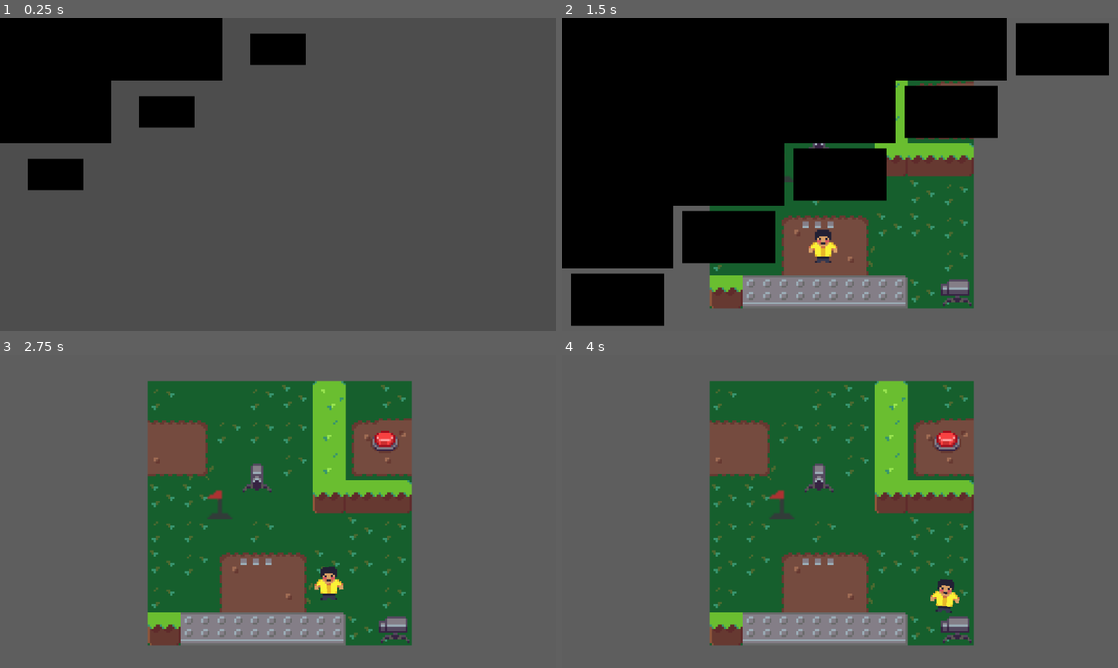
Above: before the commit, frames 1-4 (two rows, left to right).
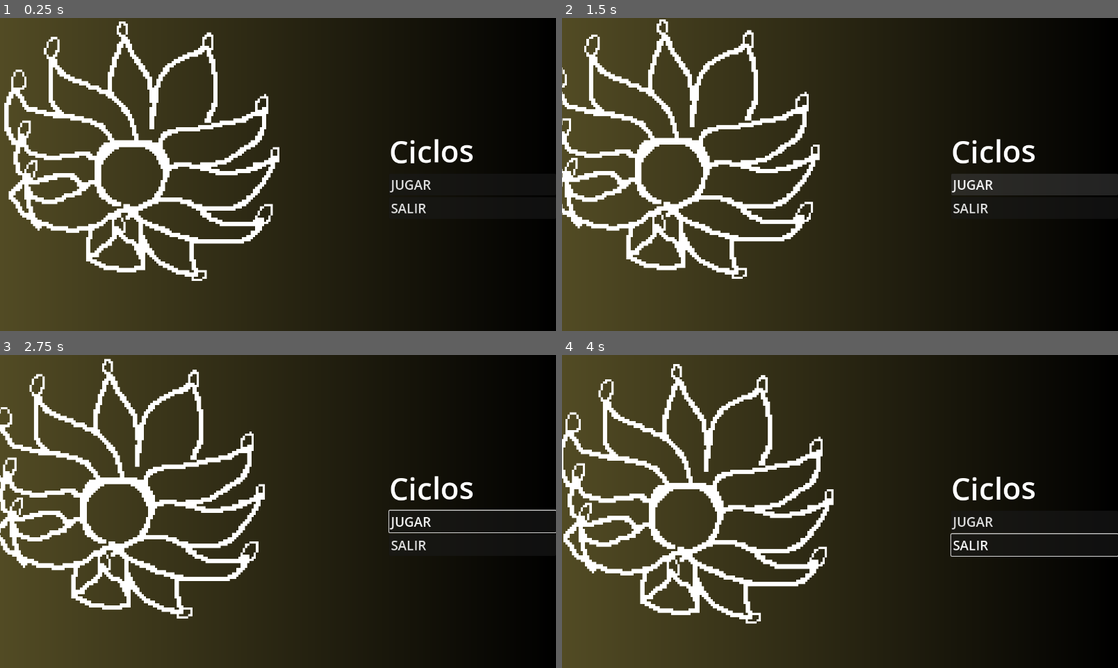
Above: after the commit, the same moments.

Repository: francosorbello/ciclos-jam
Game: Godot game, scene res://main/main.tscn
Same seed, same stepped clock (60 frames per second), same inputs: the game is played once before the commit and once after it.
Inputs (mouse positions are in pixels of both pictures, inside the frame that each line leads up to):
- Up to frame 1 (0.25 s): no input
- Up to frame 2 (1.5 s): click (1034, 183) at 0.5 s, where only the run after the commit has a clickable "JUGAR"; click (1034, 183) at 1.25 s, where only the run after the commit has a clickable "JUGAR"
- Up to frame 3 (2.75 s): move the mouse to (400, 495) at 2.02 s; hold Right (move_right) from 2.03 s (still down)
- Up to frame 4 (4 s): move the mouse to (728, 527) at 2.77 s; release Right (move_right) at 2.78 s; hold Down (move_down) 2.78-3.53 s; move the mouse to (895, 442) at 3.52 s; hold Right (move_right) from 3.53 s (still down)

The runs differ from the first frame. In frame 1, 100% of the frame differs, in the area x 0-100%, y 0-100%; in frame 2, 94%; in frame 3, 100%; in frame 4, 100%.

Commit message:
Added poem resources

Diff:
--- /dev/null
+++ b/content/poem_scenes/poem_base.tscn
@@ -0,0 +1,51 @@
+[gd_scene format=3 uid="uid://dulr6f556ql2r"]
+
+[ext_resource type="Texture2D" uid="uid://du4hnv65cc8l5" path="res://content/art/Sprites_Poems/Sprite_Poem_1.png" id="1_4u633"]
+
+[sub_resource type="LabelSettings" id="LabelSettings_4u633"]
+font_size = 40
+
+[node name="PoemBase" type="Control" unique_id=2126785674]
+layout_mode = 3
+anchors_preset = 15
+anchor_right = 1.0
+anchor_bottom = 1.0
+grow_horizontal = 2
+grow_vertical = 2
+
+[node name="ColorRect" type="ColorRect" parent="." unique_id=2011843797]
+layout_mode = 1
+anchors_preset = 15
+anchor_right = 1.0
+anchor_bottom = 1.0
+grow_horizontal = 2
+grow_vertical = 2
+color = Color(0, 0, 0, 1)
+
+[node name="TextureRect" type="TextureRect" parent="." unique_id=2001625392]
+visible = false
+layout_mode = 1
+anchors_preset = 15
+anchor_right = 1.0
+anchor_bottom = 1.0
+grow_horizontal = 2
+grow_vertical = 2
+texture = ExtResource("1_4u633")
+stretch_mode = 5
+
+[node name="Label" type="Label" parent="." unique_id=1521232913]
+layout_mode = 1
+anchors_preset = 8
+anchor_left = 0.5
+anchor_top = 0.5
+anchor_right = 0.5
+anchor_bottom = 0.5
+offset_left = -20.0
+offset_top = -11.5
+offset_right = 20.0
+offset_bottom = 11.5
+grow_horizontal = 2
+grow_vertical = 2
+text = "No quiero avanzar.
+Mi lógica cíclica me envuelve y me atrapa."
+label_settings = SubResource("LabelSettings_4u633")
--- /dev/null
+++ b/content/poem_scenes/res/gab.tres
@@ -0,0 +1,11 @@
+[gd_resource type="Resource" script_class="PoemDialogueResource" format=3 uid="uid://1jafprk7yleh"]
+
+[ext_resource type="Script" uid="uid://bojrn8okdu0m7" path="res://systems/poems/poem_dialogue_res.gd" id="1_25a0m"]
+
+[resource]
+script = ExtResource("1_25a0m")
+lines = Array[String](["Una vez leí que a pesar de enfrentar la situación muchas veces, ese dolor nunca es el mismo.
+", "Cada vez nos alejamos un poco más y el dolor muta, cambia, se apaga.
+No deja de doler pero crecemos alrededor de ese dolor.", "Aunque la cicatriz quede, y el paisaje parezca el mismo.
+Crecimos."])
+metadata/_custom_type_script = "uid://bojrn8okdu0m7"
--- /dev/null
+++ b/content/poem_scenes/res/martin.tres
@@ -0,0 +1,12 @@
+[gd_resource type="Resource" script_class="PoemDialogueResource" format=3 uid="uid://b0gc2ofvs5hmq"]
+
+[ext_resource type="Script" uid="uid://bojrn8okdu0m7" path="res://systems/poems/poem_dialogue_res.gd" id="1_a5omb"]
+
+[resource]
+script = ExtResource("1_a5omb")
+lines = Array[String](["No quiero cambiar.
+Mi lógica cíclica me envuelve y me atrapa.", "Avanzar me retrasa.
+Pero me reconfortan mis pasos.
+Me retraso y no avanzo.", "Mi lógica cíclica me envuelve y me atrapa.
+No quiero cambiar?"])
+metadata/_custom_type_script = "uid://bojrn8okdu0m7"
--- /dev/null
+++ b/content/poem_scenes/res/rulo.tres
@@ -0,0 +1,13 @@
+[gd_resource type="Resource" script_class="PoemDialogueResource" format=3 uid="uid://q4u4hk2ebsft"]
+
+[ext_resource type="Script" uid="uid://bojrn8okdu0m7" path="res://systems/poems/poem_dialogue_res.gd" id="1_u564k"]
+
+[resource]
+script = ExtResource("1_u564k")
+lines = Array[String](["Es siempre lo mismo, repito y remato.
+Remando, corriente y vertiente,
+la lucha de siempre, sumiso al destino.", "Me duele el camino, cambiando los aires.
+Los padres, los dias, las pieles, las carnes.", "Y es como si supiera,
+que es siempre lo mismo.
+Igual mañana es mejor."])
+metadata/_custom_type_script = "uid://bojrn8okdu0m7"
--- a/content/screen_res/initial_screen.tres
+++ b/content/screen_res/initial_screen.tres
@@ -4,5 +4,5 @@
 
 [resource]
 script = ExtResource("1_cyyqy")
-initial_screen_name = "test"
+initial_screen_name = "main_menu"
 metadata/_custom_type_script = "uid://do68jv6vn6vhn"
--- a/content/screen_res/screen_container.tres
+++ b/content/screen_res/screen_container.tres
@@ -3,6 +3,7 @@
 [ext_resource type="Script" uid="uid://b6iwn7tu7wtgs" path="res://systems/screen_system/game_screen_res.gd" id="1_ppl2w"]
 [ext_resource type="Script" uid="uid://cxo7k4wtl2a44" path="res://systems/screen_system/game_screen_container_res.gd" id="2_e1ilv"]
 [ext_resource type="PackedScene" uid="uid://ts0y0mhx8pyw" path="res://content/levels/rulo/test_level.tscn" id="2_ta770"]
+[ext_resource type="PackedScene" uid="uid://b5qhsvuqx38r2" path="res://ui/main_menu/main_menu.tscn" id="3_ta770"]
 
 [sub_resource type="Resource" id="Resource_xwkvk"]
 script = ExtResource("1_ppl2w")
@@ -11,7 +12,14 @@
 type = 1
 metadata/_custom_type_script = "uid://b6iwn7tu7wtgs"
 
+[sub_resource type="Resource" id="Resource_cyyqy"]
+script = ExtResource("1_ppl2w")
+name = "main_menu"
+scene = ExtResource("3_ta770")
+transition_type = 0
+metadata/_custom_type_script = "uid://b6iwn7tu7wtgs"
+
 [resource]
 script = ExtResource("2_e1ilv")
-screens = Array[ExtResource("1_ppl2w")]([SubResource("Resource_xwkvk")])
+screens = Array[ExtResource("1_ppl2w")]([SubResource("Resource_xwkvk"), SubResource("Resource_cyyqy")])
 metadata/_custom_type_script = "uid://cxo7k4wtl2a44"
--- a/main/main.gd
+++ b/main/main.gd
@@ -6,7 +6,7 @@
 
 var game_level_container_scene: Node
 
-var _current_creen: Node
+var _current_screen: Node
 
 var _current_level: GameScreenResource
 
@@ -18,23 +18,37 @@
 	var screen := screens_container.get_by_name(level_name)
 	assert(screen != null, "No hay escena llamada "+level_name)
 
-	await get_tree().create_timer($TransitionScreen.fade_in()).timeout
+	if screen.transition_type == GameScreenResource.TransitionType.FADE:
+		await get_tree().create_timer($TransitionScreen.fade_in()).timeout
 
 	if screen.type == GameScreenResource.GameScreenType.LEVEL:
 		transition_to_level(screen)
+	elif screen.type == GameScreenResource.GameScreenType.UI:
+		transition_to_ui(screen)
 
-	$TransitionScreen.fade_out()
+	if screen.transition_type == GameScreenResource.TransitionType.FADE:
+		$TransitionScreen.fade_out()
+
+func transition_to_ui(ui_scene: GameScreenResource):
+	if _current_screen:
+		_current_screen.queue_free()
+
+	_current_level = null
+	await get_tree().process_frame
+
+	_current_screen = ui_scene.scene.instantiate()
+	add_child(_current_screen)
 
 func transition_to_level(level: GameScreenResource):
-	if _current_creen:
-		_current_creen.queue_free()
+	if _current_screen:
+		_current_screen.queue_free()
 
 	await get_tree().process_frame
 
-	_current_creen = game_level_container.instantiate()
-	add_child(_current_creen)
+	_current_screen = game_level_container.instantiate()
+	add_child(_current_screen)
 	var _level_scene = level.scene.instantiate()
-	_current_creen.add_level(_level_scene)
+	_current_screen.add_level(_level_scene)
 	_current_level = level
 
 func restart_current_level():
--- /dev/null
+++ b/systems/poems/poem_dialogue_res.gd
@@ -0,0 +1,4 @@
+extends Resource
+class_name PoemDialogueResource
+
+@export_multiline() var lines: Array[String]
--- a/systems/screen_system/game_screen_res.gd
+++ b/systems/screen_system/game_screen_res.gd
@@ -6,6 +6,12 @@
     LEVEL
 }
 
+enum TransitionType {
+    NONE,
+    FADE,
+}
+
 @export var name: String
 @export var scene: PackedScene
 @export var type: GameScreenType
+@export var transition_type: TransitionType = TransitionType.FADE
Not shown, added: systems/poems/poem_dialogue_res.gd.uid
